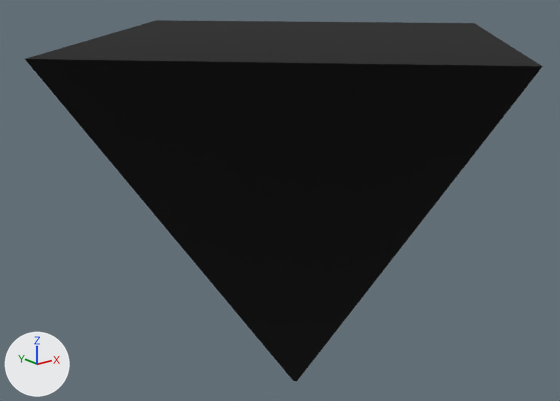
Two versions of the glTF model Models/triangle-music-gem.glb, one commit apart.
The view is the same before and after, from a 50 mm lens placed at (-0.435, -0.52, 0.233), pointed at (-0.008, 0.014, 0.019). The axes (+X, +Y, +Z) are drawn at lower left. The lights are the same throughout. Where no turn or scale is listed for an object, it has been applied to the vertices.

The scene before the commit, as lines of its bpy script (objects in view):
```python
me_triangle_music_gem = bpy.data.meshes.new('triangle-music-gem')
me_triangle_music_gem.from_pydata(...)  # 24 vertices, 44 faces; spans x -0.239..0.239, y -0.239..0.239, z -0.164..0.168
me_triangle_music_gem.materials.append(mat_aistandardsurface1sg)  # black #000000
ob_triangle_music_gem = bpy.data.objects.new('triangle-music-gem', me_triangle_music_gem)
ob_triangle_music_gem.location = (0.0, 0.0, 0.0)
```
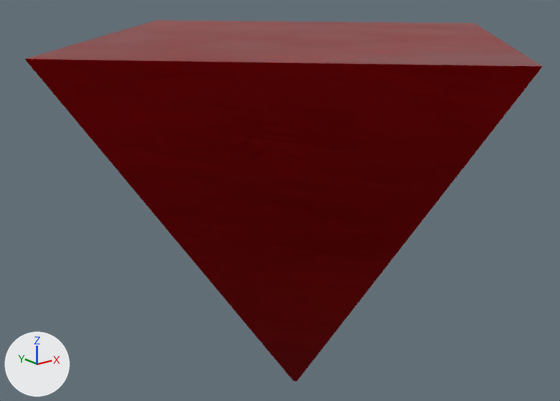
Scene script edits in JSON lines:
```json
{"op": "add", "block": "img_aistandardsurface1sg_metallic_aistandardsurface1sg_roughness", "code": ["img_aistandardsurface1sg_metallic_aistandardsurface1sg_roughness = load_image('aiStandardSurface1SG_Metallic-aiStandardSurface1SG_Roughness', '_unpacked/aiStandardSurface1SG_Metallic-aiStandardSurface1SG_Roughness', 1024, 1024, 'Non-Color')"]}
{"op": "add", "block": "img_aistandardsurface1sg_normal", "code": ["img_aistandardsurface1sg_normal = load_image('aiStandardSurface1SG_Normal', '_unpacked/aiStandardSurface1SG_Normal', 1024, 1024, 'Non-Color')"]}
{"op": "add", "block": "img_aistandardsurface1sg_basecolor", "code": ["img_aistandardsurface1sg_basecolor = load_image('aiStandardSurface1SG_BaseColor', '_unpacked/aiStandardSurface1SG_BaseColor', 1024, 1024, 'sRGB')"]}
{"op": "add", "block": "mat_material_001", "code": ["mat_material_001 = bpy.data.materials.new('Material.001')", "# uses the picture img_aistandardsurface1sg_basecolor", "# uses the picture img_aistandardsurface1sg_metallic_aistandardsurface1sg_roughness", "# uses the picture img_aistandardsurface1sg_normal"]}
{"block": "me_triangle_music_gem", "where": "me_triangle_music_gem.from_pydata(...)  # 24 vertices, 44 faces; spans x -0.239..0.239, y -0.239..0.239, z -0.164..0.168"}
{"op": "remove", "block": "me_triangle_music_gem", "code": "me_triangle_music_gem.materials.append(mat_aistandardsurface1sg)  # black #000000"}
{"op": "add", "block": "me_triangle_music_gem", "code": "me_triangle_music_gem.materials.append(mat_material_001)"}
```

Boxes [x1, y1, x2, y2] around the edits, measured in the pictures (560 x 401 px):
```json
{"object": "triangle-music-gem", "change": "recoloured", "before": [25, 20, 543, 381], "after": [25, 20, 543, 381], "on screen": "black to red"}
```
